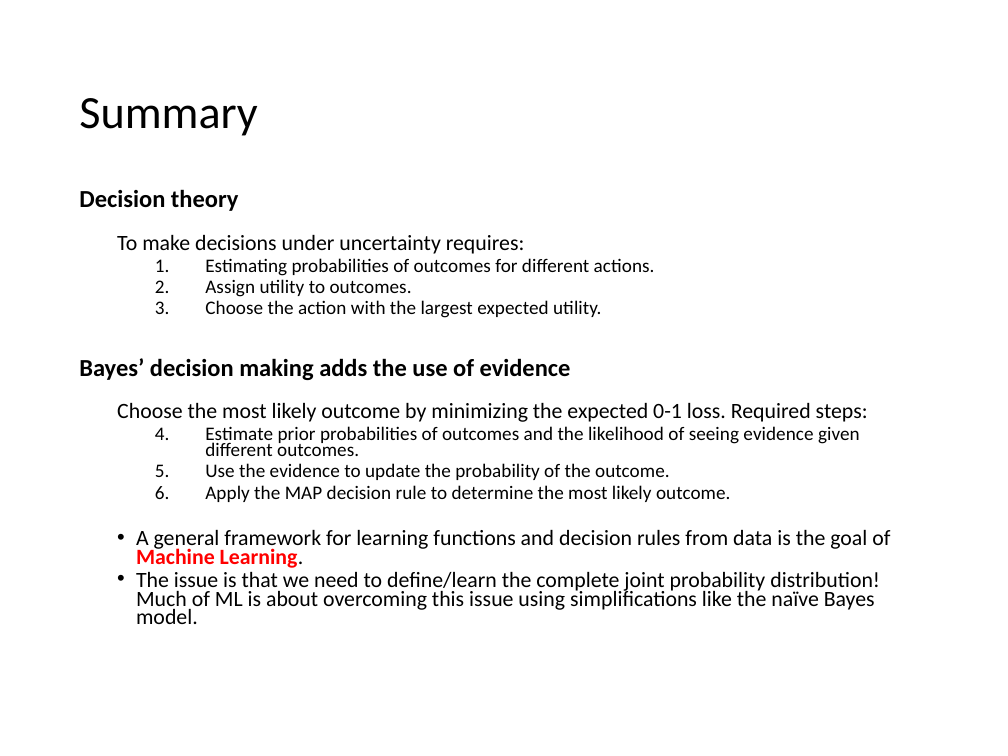
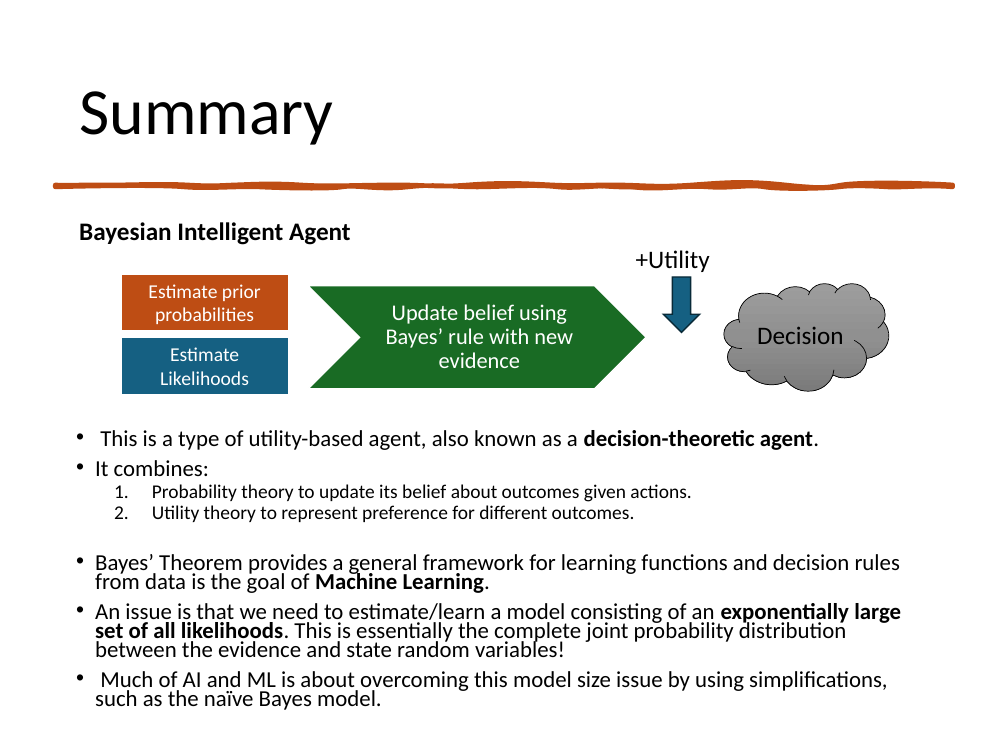
Before and after one commit to mhahsler/CS7320-AI, a slide deck: slide 36 of slides/12_uncertainty.pptx (slide 30 before the commit). Drawn at 1008x756 pixels with LibreOffice and Linux fonts; fonts in the diff are those of the drawing. Boxes give left, top, right and bottom in pixels: in the first picture for what was removed or moved away, otherwise in the second. Text is boxed around its words. In the diff, an @@ line names an element or a change of style, - is before the commit and + after.

```diff
--- a/slides/12_uncertainty.pptx
+++ b/slides/12_uncertainty.pptx
@@ title "Summary" at <box>79,91,333,145</box>: size 33 to 47 pt @@
@@ freeform shape added at <box>55,184,953,186</box>, fill #BE4D14, outline #BE4D14 3.25 pt @@
@@ group added at <box>79,222,889,394</box>: 3 texts, 2 rectangles, 1 chevron, 1 cloud, 1 down arrow @@
+Estimate prior probabilities
+Estimate Likelihoods
+Update belief using Bayes’ rule with new evidence
+Decision
++Utility
+Bayesian Intelligent Agent
@@ text at <box>95,430,901,710</box>: text changed; size 15.6 to 16.3 pt @@
-Decision theory
-  To make decisions under uncertainty requires:
-    1. Estimating probabilities of outcomes for different actions.
-    2. Assign utility to outcomes.
-    3. Choose the action with the largest expected utility.
-Bayes’ decision making adds the use of evidence
-  Choose the most likely outcome by minimizing the expected 0-1 loss. Required steps:
-    1. Estimate prior probabilities of outcomes and the likelihood of seeing evidence given different outcomes.
-    2. Use the evidence to update the probability of the outcome.
-    3. Apply the MAP decision rule to determine the most likely outcome.
-  • A general framework for learning functions and decision rules from data is the goal of Machine Learning.
-  • The issue is that we need to define/learn the complete joint probability distribution! Much of ML is about overcoming this issue using simplifications like the naïve Bayes model.
+• This is a type of utility-based agent, also known as a decision-theoretic agent.
+• It combines:
+  1. Probability theory to update its belief about outcomes given actions.
+  2. Utility theory to represent preference for different outcomes.
+• Bayes’ Theorem provides a general framework for learning functions and decision rules from data is the goal of Machine Learning.
+• An issue is that we need to estimate/learn a model consisting of an exponentially large set of all likelihoods. This is essentially the complete joint probability distribution between the evidence and state random variables!
+• Much of AI and ML is about overcoming this model size issue by using simplifications, such as the naïve Bayes model.
```
Also in this commit, not shown: 35 other slides changed, 10 slides added, 2 slides removed, 22 other files.
